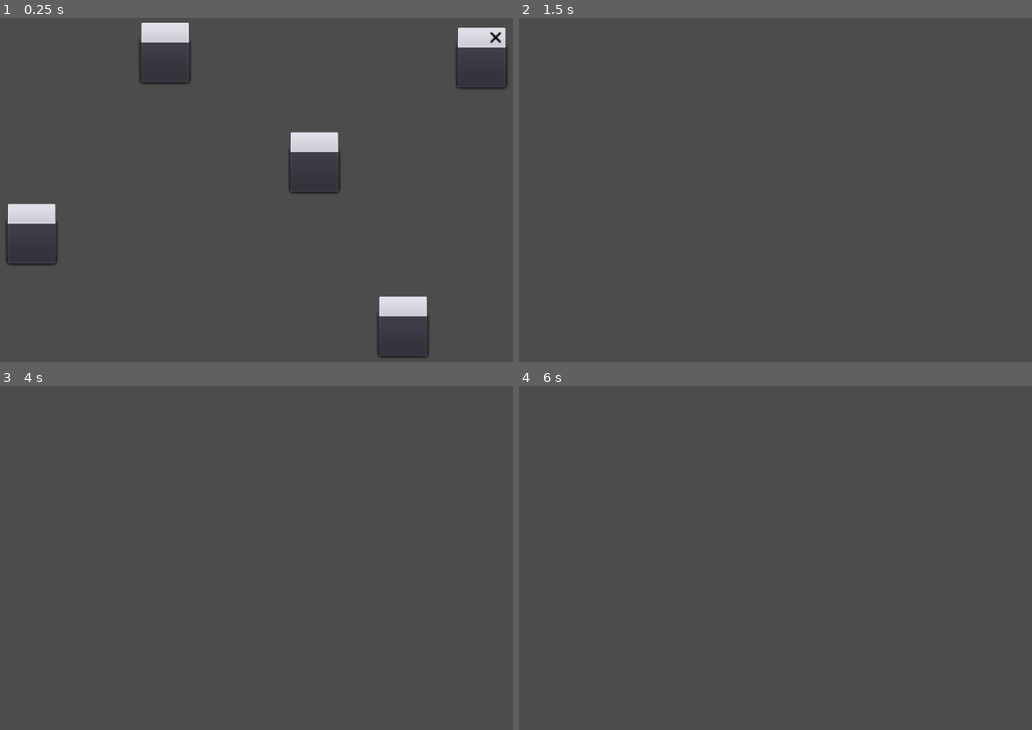
Above: before the commit, frames 1-4 (two rows, left to right).
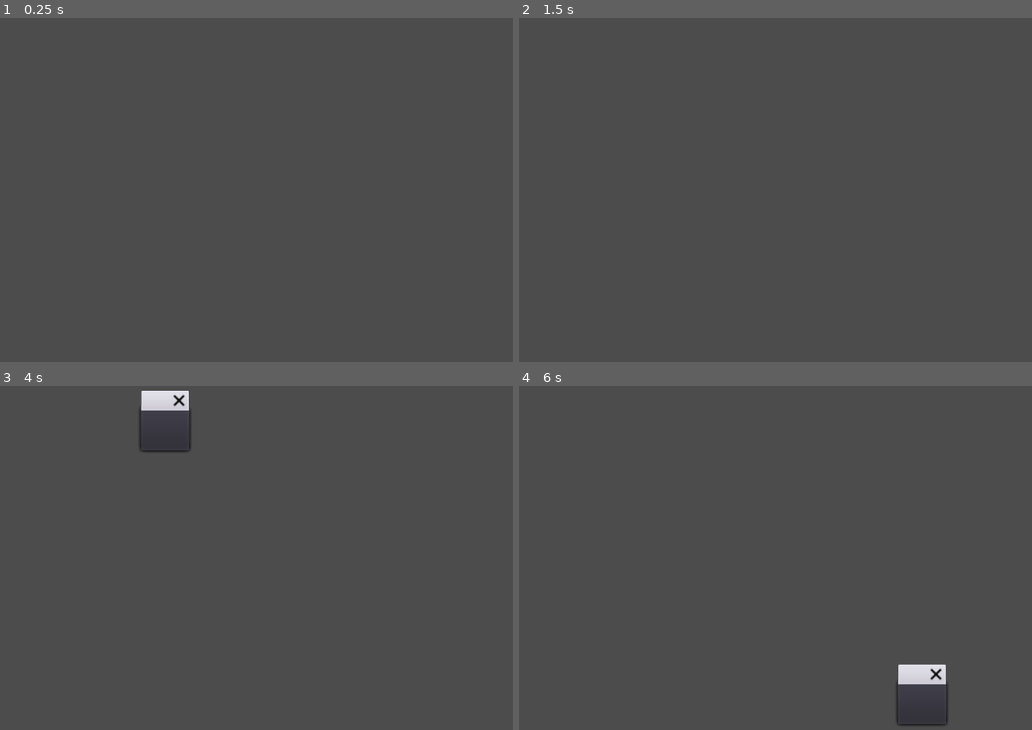
Above: after the commit, the same moments.

Repository: Zanark/GMTK-Game-Jam-2020
Game: Godot game, scene res://Adware Popup.tscn
The game is run twice, just before and just after one commit, with the same random seed, the same clock (stepped at 60 frames per second) and the same inputs. This scene is started directly instead of the project's main scene.
Inputs (mouse positions are in pixels of both pictures, inside the frame that each line leads up to):
- Up to frame 1 (0.25 s): no input
- Up to frame 2 (1.5 s): tap Enter at 0.5 s; move the mouse to (878, 165) at 0.52 s; click (878, 165) at 0.67 s; tap Space at 1.25 s; move the mouse to (611, 200) at 1.27 s; click (611, 200) at 1.42 s
- Up to frame 3 (4 s): move the mouse to (282, 472) at 2.02 s; click (282, 472) at 2.17 s; tap Enter at 2.75 s; move the mouse to (189, 623) at 2.77 s; click (189, 623) at 2.92 s; tap Space at 3.5 s; move the mouse to (410, 606) at 3.52 s; click (410, 606) at 3.67 s
- Up to frame 4 (6 s): tap Enter at 4.25 s; move the mouse to (549, 496) at 4.27 s; click (549, 496) at 4.42 s; tap Space at 5 s; move the mouse to (770, 551) at 5.02 s; click (770, 551) at 5.17 s; move the mouse to (642, 461) at 5.77 s; click (642, 461) at 5.92 s

The runs differ from the first frame. In frame 1, 4.7% of the frame differs, in the area x 1-99%, y 1-99%; in frame 2, nothing differs; in frame 3, 0.9%; in frame 4, 0.9%.

Commit message:
Random Pop-Ups working

Diff:
--- a/GodotSrc/Adware Popup.gd
+++ b/GodotSrc/Adware Popup.gd
@@ -5,8 +5,16 @@
 func _ready():
 	print(get_child_count())
 	print(get_children())
-	random_popup()
+	filter_Children()
+
+func filter_Children():
+	for i in Children:
+		if i.get_name() == "Timer":
+			Children.erase(i)
 
 func random_popup():
-	for i in Children:
-		i.popup()
+	var child = Children[randi() % Children.size()]
+	child.popup()
+
+func _on_Timer_timeout():
+	random_popup()
--- a/GodotSrc/Adware Popup.tscn
+++ b/GodotSrc/Adware Popup.tscn
@@ -61,3 +61,8 @@
 __meta__ = {
 "_edit_use_anchors_": false
 }
+
+[node name="Timer" type="Timer" parent="."]
+wait_time = 2.0
+autostart = true
+[connection signal="timeout" from="Timer" to="." method="_on_Timer_timeout"]
